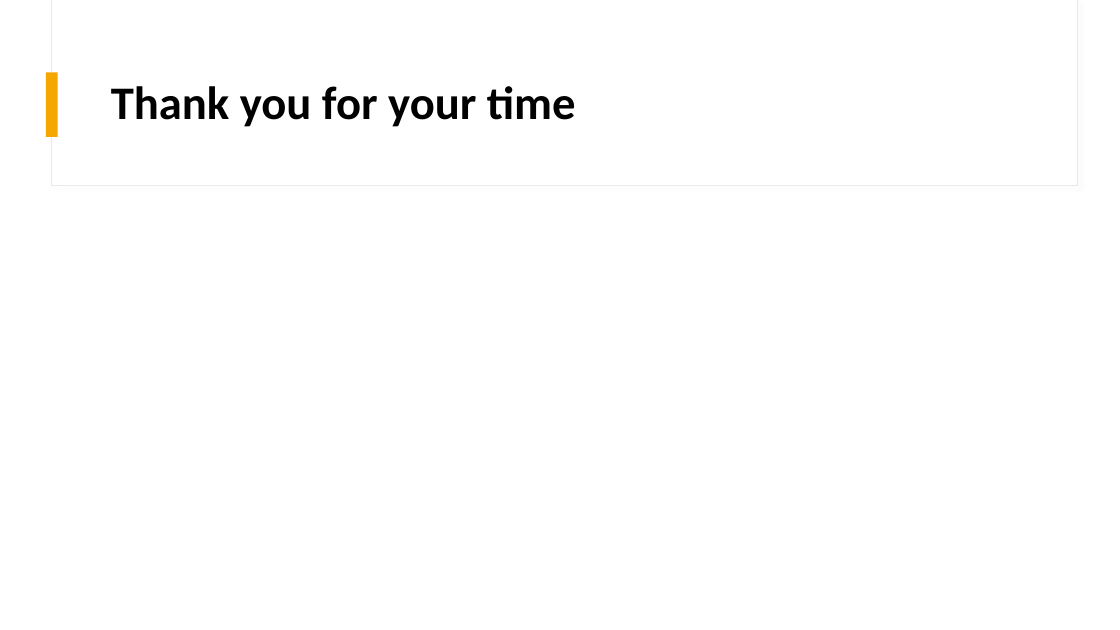
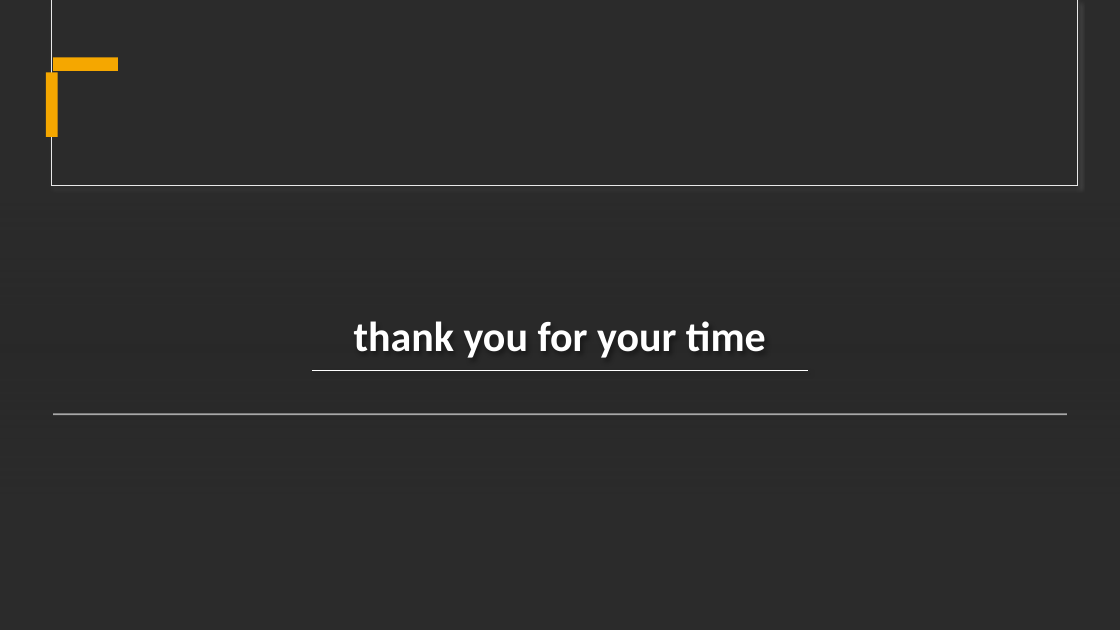
Before and after one commit to CDCastr0/CaseStudy2DDS, a slide deck: slide 14 of CaseStudy2Presentation.pptx. Drawn at 1120x630 pixels with LibreOffice and Linux fonts; fonts in the diff are those of the drawing; background and template pictures are left out; a plain dark background stands for a picture behind light text. Boxes give left, top, right and bottom in pixels: in the first picture for what was removed or moved away, otherwise in the second. Text is boxed around its words. In the diff, an @@ line names an element or a change of style, - is before the commit and + after.

```diff
--- a/CaseStudy2Presentation.pptx
+++ b/CaseStudy2Presentation.pptx
@@ background #FFFFFF to picture (left out) @@
@@ rectangle added at [53, 58, 118, 71], fill #F5A700 @@
@@ title "thank you for your time" at [354, 321, 766, 358]: vertical alignment middle to bottom @@
@@ rectangle added at [0, 202, 1120, 493], fill gradient #262626 @@
@@ title at [354, 321, 766, 358]: text changed; size 40 to 36 pt; text colour #000000 to #FFFFFF @@
-Thank you for your time
+thank you for your time
@@ line added from (312, 371) to (808, 371), #FFFFFF 0.5 pt @@
@@ rectangle added at [53, 413, 1067, 415], fill #C9C9C9 @@
```
